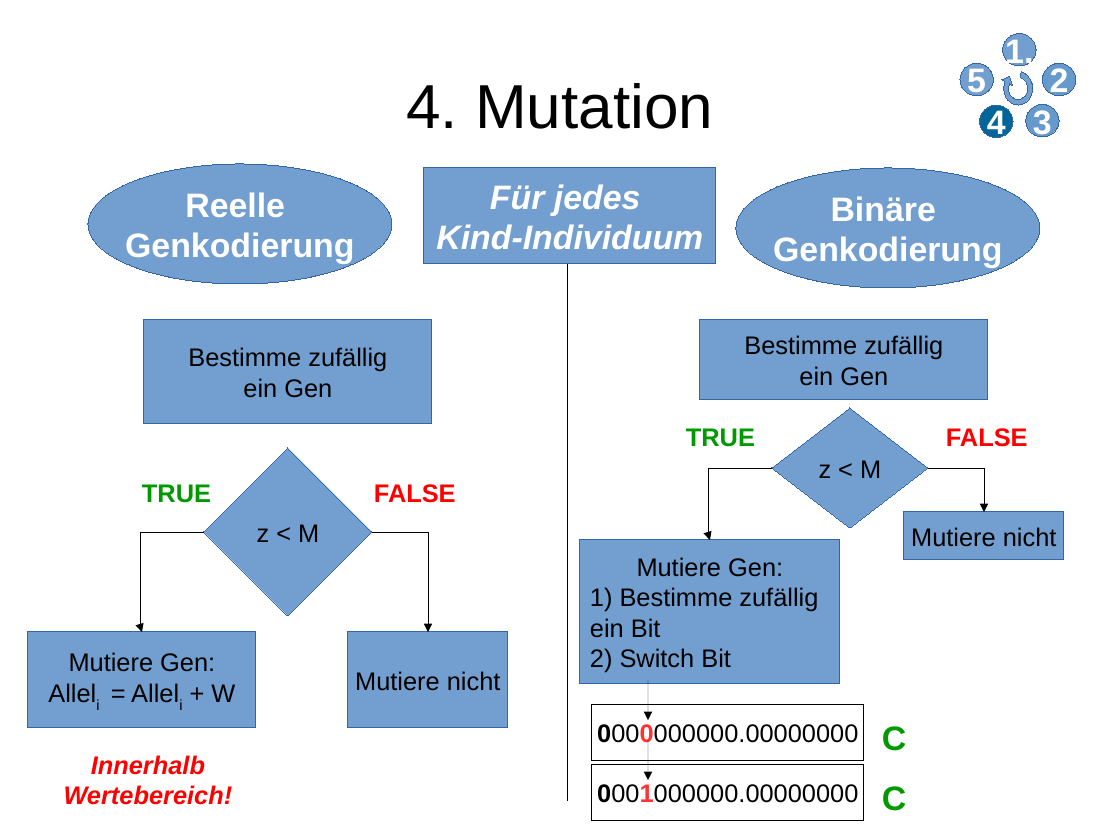
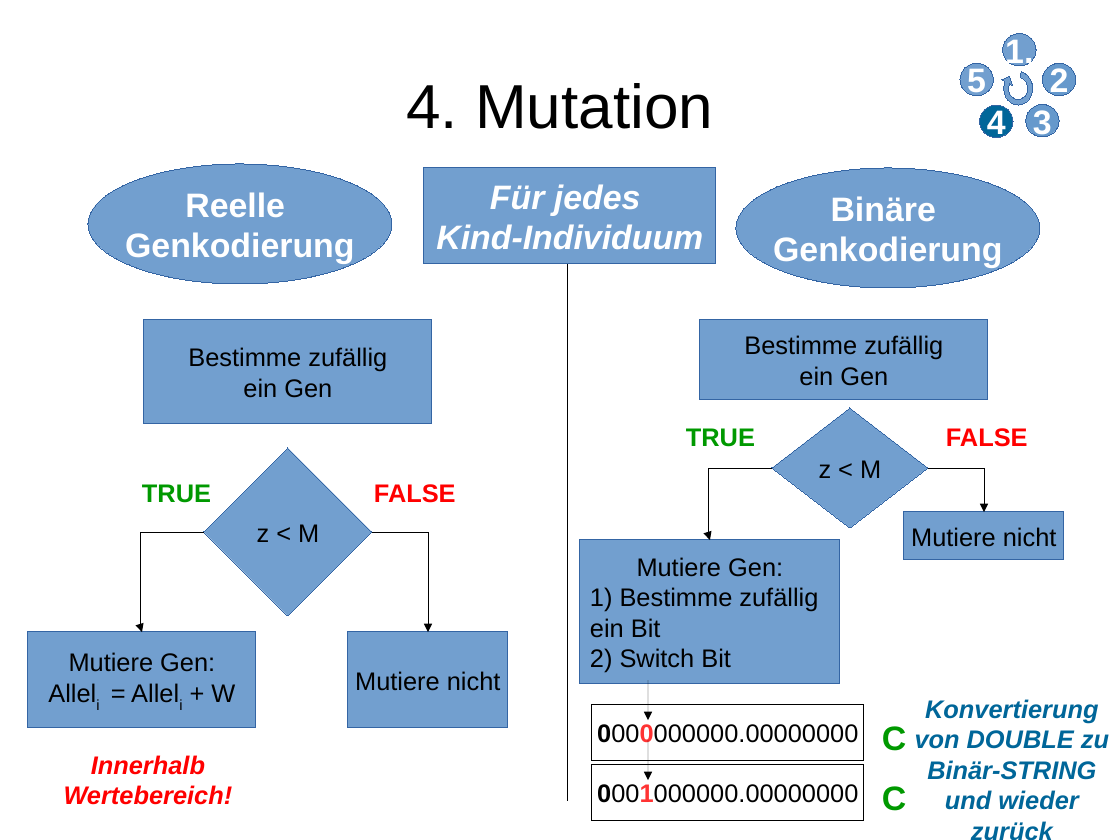
Before and after one commit to lblissett/evo-project, a slide deck: slide 7 of src/data/presentation/geopras/Vortrag_Evo_ErsterTeil.odp. Drawn at 1120x840 pixels with LibreOffice and Linux fonts; fonts in the diff are those of the drawing. Boxes give left, top, right and bottom in pixels: in the first picture for what was removed or moved away, otherwise in the second. Text is boxed around its words. In the diff, an @@ line names an element or a change of style, - is before the commit and + after.

```diff
--- a/src/data/presentation/geopras/Vortrag_Evo_ErsterTeil.odp
+++ b/src/data/presentation/geopras/Vortrag_Evo_ErsterTeil.odp
@@ text added at (915, 699, 1109, 810), 18 pt, text #006699, bold, italic @@
+Konvertierung von DOUBLE zu Binär-STRING und wieder zurück
```
Also in this commit, not shown: 8 other slides changed.
